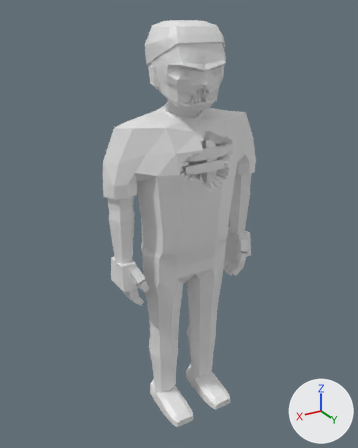
Renders of the glTF model assets/models/zombie_prisoner_m_b3.glb from each side of a commit.
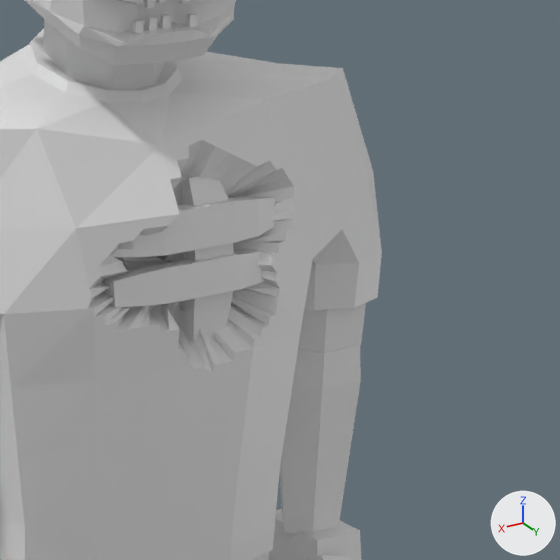
Each version appears first whole from a 50 mm lens placed at (1.161, 1.887, 1.974), pointed at (0.022, -0.012, 1.024), and next in a close-up on the part from 44% to 84% of the width and 21% to 54% of the height. The axes (+X, +Y, +Z) are drawn at lower right. The lights are the same throughout. The last two pictures show the newer version. Vertices at exactly the same position are counted once.

Before the edit, the objects in view are built like this:
```python
me_zombie_prisoner_m_b3 = bpy.data.meshes.new('zombie_prisoner_m_b3')
me_zombie_prisoner_m_b3.from_pydata(...)  # 2016 vertices, 3856 faces; spans x -0.41..0.41, y -0.16..0.22, z 0.0..1.94
ob_zombie_prisoner_m_b3 = bpy.data.objects.new('zombie_prisoner_m_b3', me_zombie_prisoner_m_b3)
ob_zombie_prisoner_m_b3.location = (0.0, 0.0, 0.0)
```
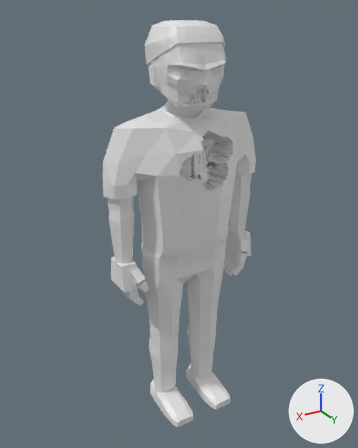
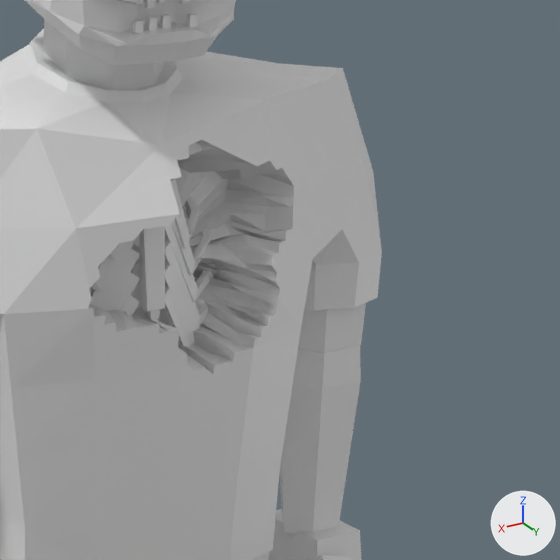
Boxes [x1, y1, x2, y2] around the edits, measured in the close-ups (560 x 560 px):
part 1 of me_zombie_prisoner_m_b3, added (mostly hidden): after [147, 309, 160, 321]
part 2 of me_zombie_prisoner_m_b3, cut back: [88, 140, 294, 374] in both

What the commit changed:
me_zombie_prisoner_m_b3 is used by ob_zombie_prisoner_m_b3; location (0.0, 0.0, 0.0).
me_zombie_prisoner_m_b3 had 2016 vertices, 3856 faces and spanned x -0.41..0.41, y -0.16..0.22, z 0.0..1.94.
me_zombie_prisoner_m_b3 now has 2352 vertices, 4456 faces and spans x -0.41..0.41, y -0.16..0.22, z 0.0..1.94.
me_zombie_prisoner_m_b3 part 1: the loose piece of 8 vertices spanning x -0.02..0.02, y -0.04..-0.01, z 1.43..1.45 is copied, and the copy is scaled about its middle by (0.255, -0.204, -1.36), then moved by (0.0, 0.12, -0.16); it spans x -0.01..0.01, y 0.1..0.11, z 1.27..1.3.
me_zombie_prisoner_m_b3 part 2: 246 vertices moved from x -0.16..0.08, y 0.04..0.15, z 1.25..1.45 to x -0.17..0.11, y -0.09..0.12, z 1.23..1.51; 6 vertices removed from x -0.16..0.03, y 0.1..0.13, z 1.32..1.37; 326 vertices added at x -0.24..0.24, y -0.1..0.11, z 1.18..1.52.
Other edits to the shape of me_zombie_prisoner_m_b3 do not show in these pictures.
